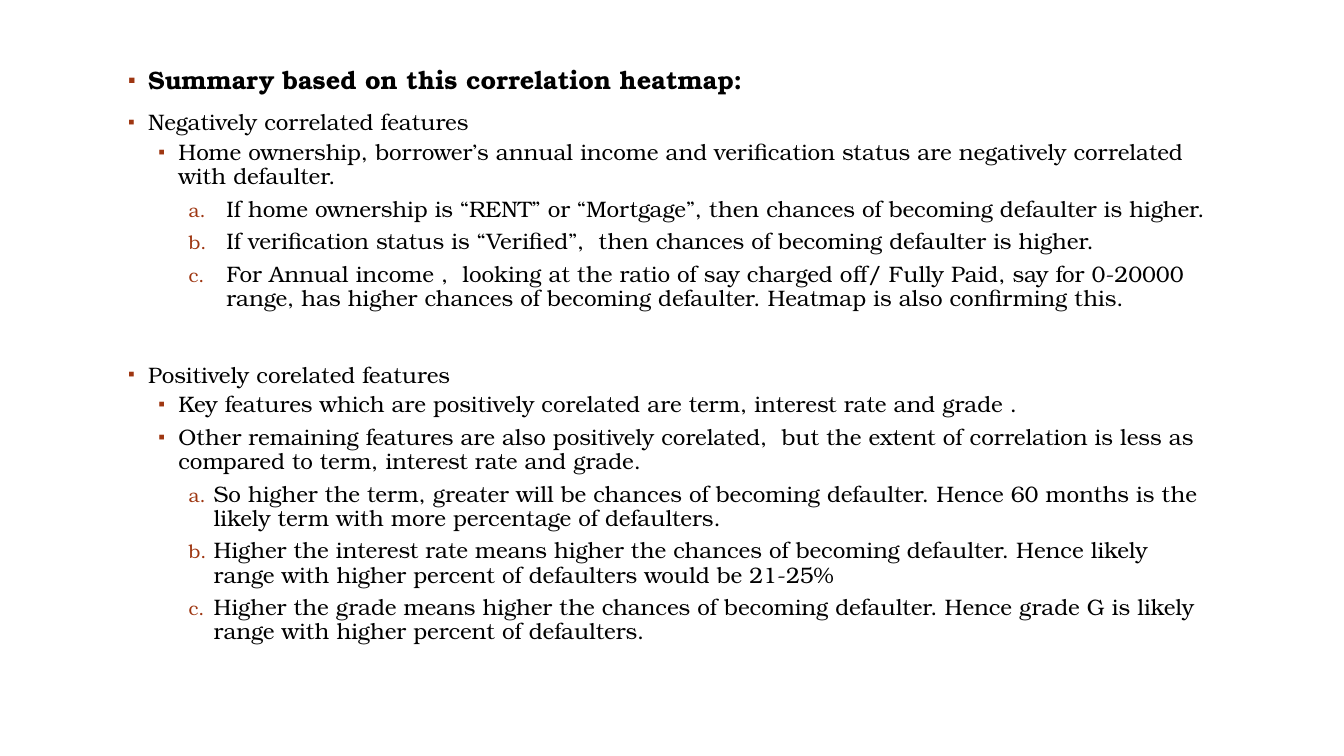
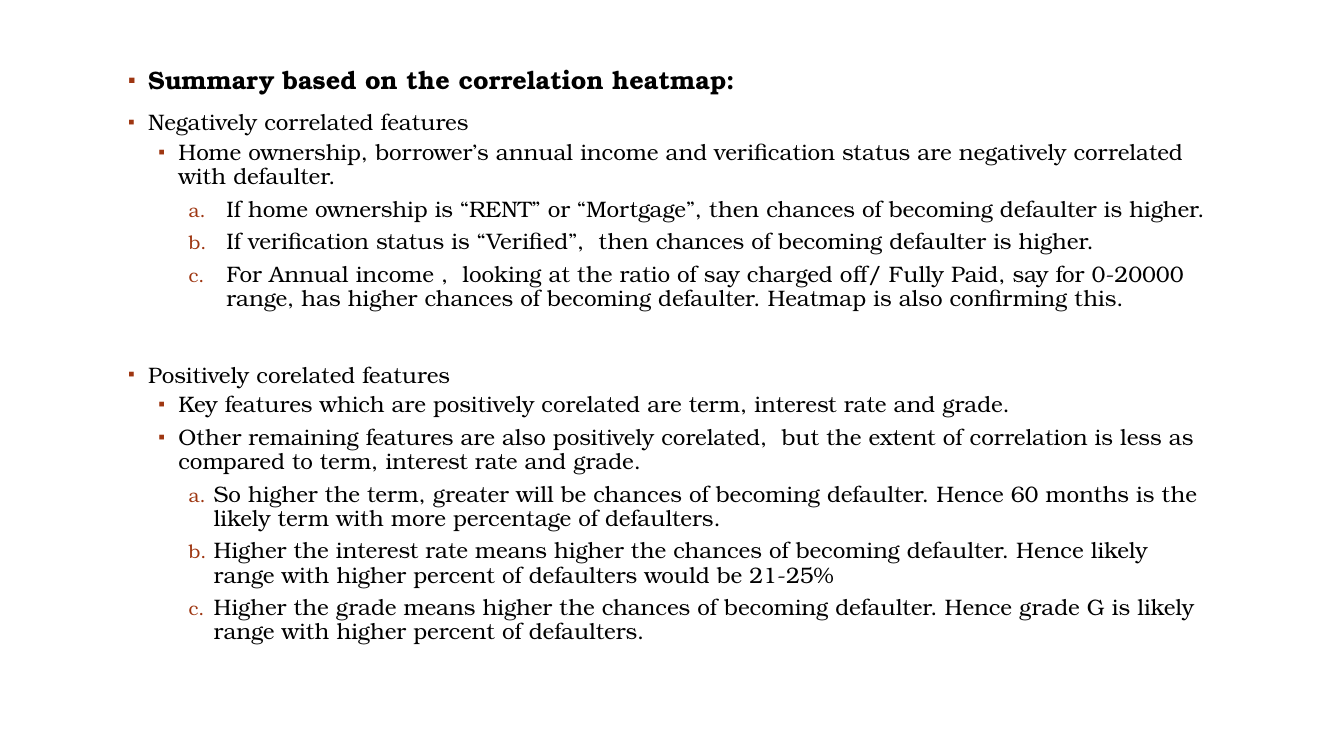
Before and after one commit to rahul2july/lendingclubcasestudy, a slide deck: slide 25 of lendingclubcasestudy.pptx. Drawn at 1344x756 pixels with LibreOffice and Linux fonts; fonts in the diff are those of the drawing; background and template pictures are left out. Boxes give left, top, right and bottom in pixels: in the first picture for what was removed or moved away, otherwise in the second. Text is boxed around its words. In the diff, an @@ line names an element or a change of style, - is before the commit and + after.

```diff
--- a/lendingclubcasestudy.pptx
+++ b/lendingclubcasestudy.pptx
@@ text at (148, 69, 734, 95): text changed @@
-▪ Summary based on this correlation heatmap:
+▪ Summary based on the correlation heatmap:
@@ text at (178, 395, 1010, 418): spaces changed @@
-  ▪ Key features which are positively corelated are term, interest rate and grade .
+  ▪ Key features which are positively corelated are term, interest rate and grade.
```
Also in this commit, not shown: 9 other slides changed, 1 other file.
